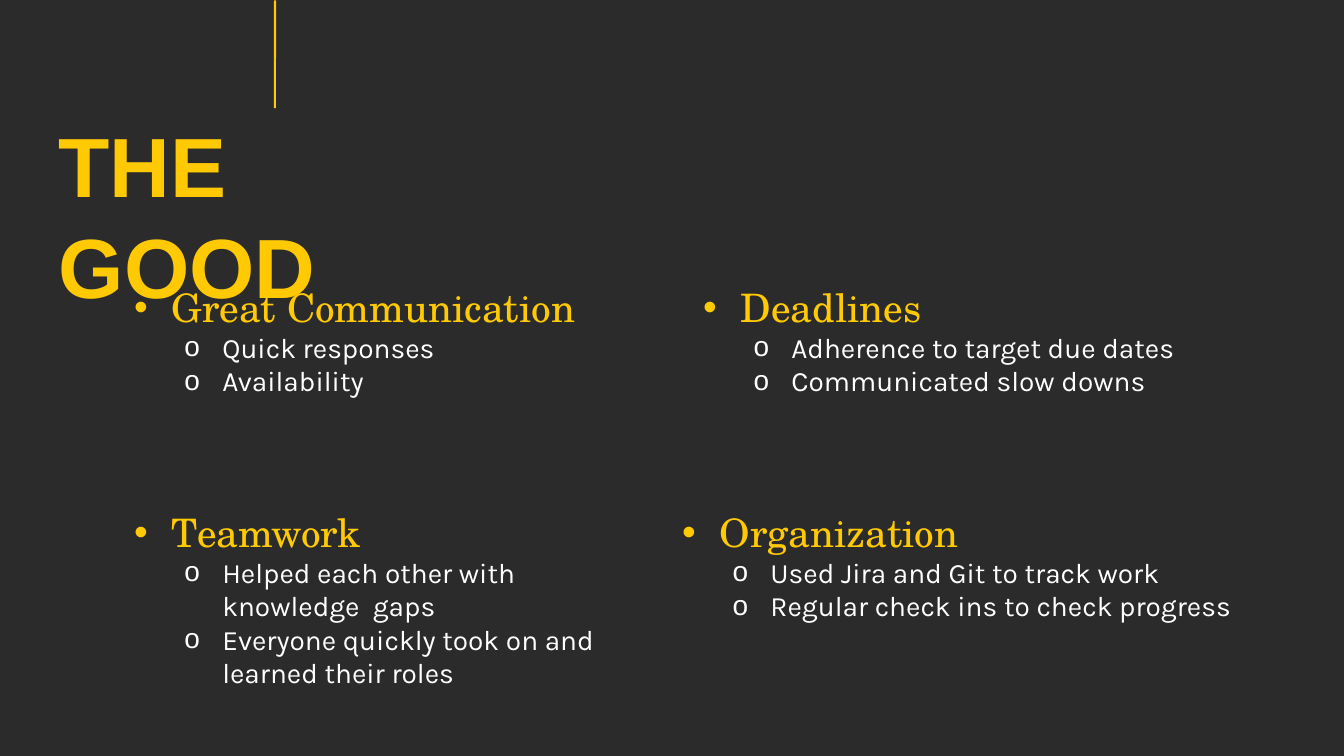
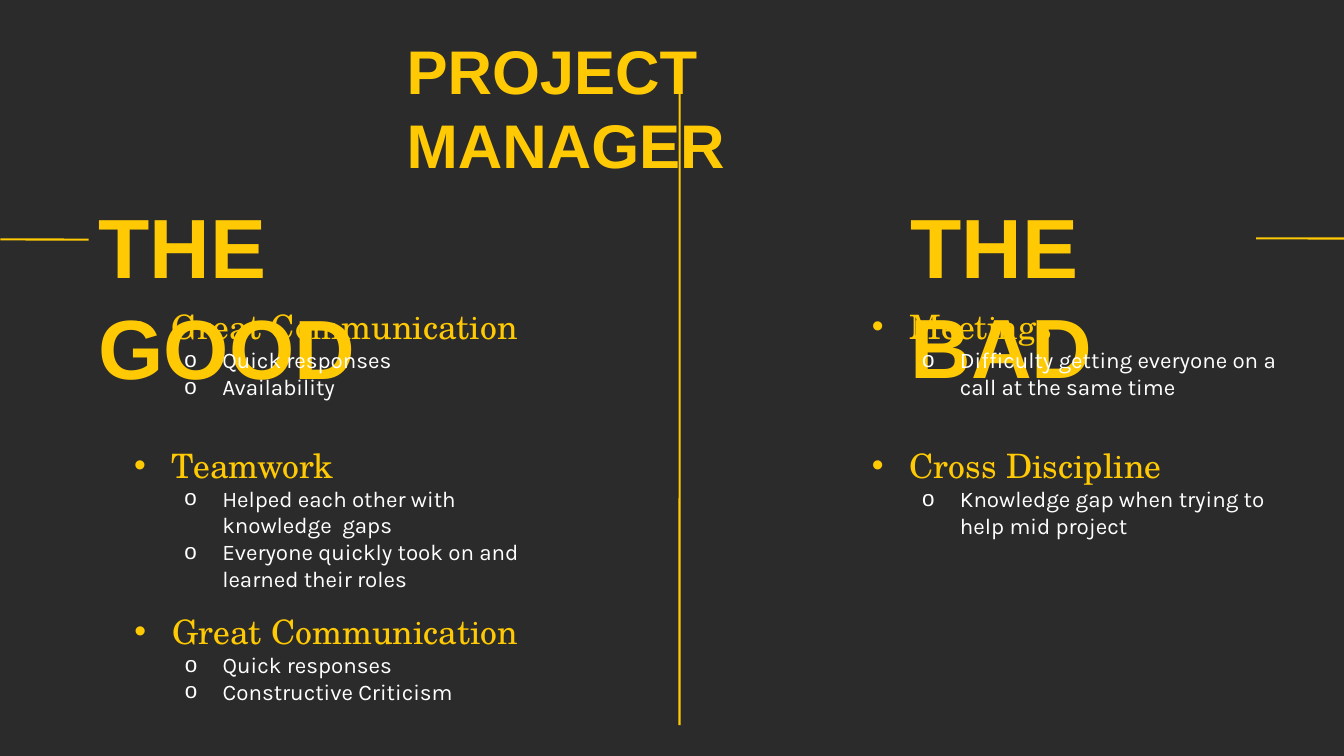
Before and after one commit to BrandalfGray/Processes, a slide deck: slide 5 of Presentation 4.pptx. Drawn at 1344x756 pixels with LibreOffice and Linux fonts; fonts in the diff are those of the drawing; background and template pictures are left out; a plain dark background stands for a picture behind light text. Boxes give left, top, right and bottom in pixels: in the first picture for what was removed or moved away, otherwise in the second. Text is boxed around its words. In the diff, an @@ line names an element or a change of style, - is before the commit and + after.

```diff
--- a/Presentation 4.pptx
+++ b/Presentation 4.pptx
@@ text added at (x1=407, y1=51, x2=725, y2=180), 44 pt, text #FFC904, bold @@
+PROJECT MANAGER
@@ line added from (680, 91) to (680, 725), #FFC904 1.5 pt @@
@@ text "THE GOOD" moved from (x1=59, y1=139, x2=315, y2=313) to (x1=99, y1=220, x2=355, y2=394) @@
@@ line moved from (275, 0) - (275, 108) to (0, 239) - (89, 240) @@
@@ text added at (x1=911, y1=220, x2=1093, y2=394), 60 pt, text #FFC904, bold @@
+THE BAD
@@ line added from (1256, 238) to (1344, 239), #FFC904 1.5 pt @@
@@ text removed at (x1=741, y1=293, x2=1174, y2=392) @@
-• Deadlines
-  o Adherence to target due dates
-  o Communicated slow downs
@@ text "Great Communication" moved from (x1=172, y1=283, x2=575, y2=398) to (x1=172, y1=314, x2=518, y2=401) @@
@@ text "Great Communication" at (x1=172, y1=314, x2=518, y2=401): size 28 to 24 pt in "Great Communication"; size 20 to 16 pt in "Quick responses", "Availability" @@
@@ text added at (x1=910, y1=314, x2=1276, y2=396), 16 pt, text #FFFFFF @@
+• Meetings
+  o Difficulty getting everyone on a call at the same time
@@ text "Teamwork" moved from (x1=172, y1=518, x2=594, y2=684) to (x1=172, y1=453, x2=518, y2=588) @@
@@ text "Teamwork" at (x1=172, y1=453, x2=518, y2=588): size 28 to 24 pt in "Teamwork"; size 20 to 16 pt @@
@@ text added at (x1=910, y1=453, x2=1265, y2=540), 16 pt, text #FFFFFF @@
+• Cross Discipline
+  o Knowledge gap when trying to help mid project
@@ text removed at (x1=720, y1=518, x2=1231, y2=623) @@
-• Organization
-  o Used Jira and Git to track work
-  o Regular check ins to check progress
@@ text added at (x1=172, y1=619, x2=518, y2=701), 16 pt, text #FFFFFF @@
+• Great Communication
+  o Quick responses
+  o Constructive Criticism
```
Also in this commit, not shown: 2 other slides changed, 3 slides added, 1 slide removed.
